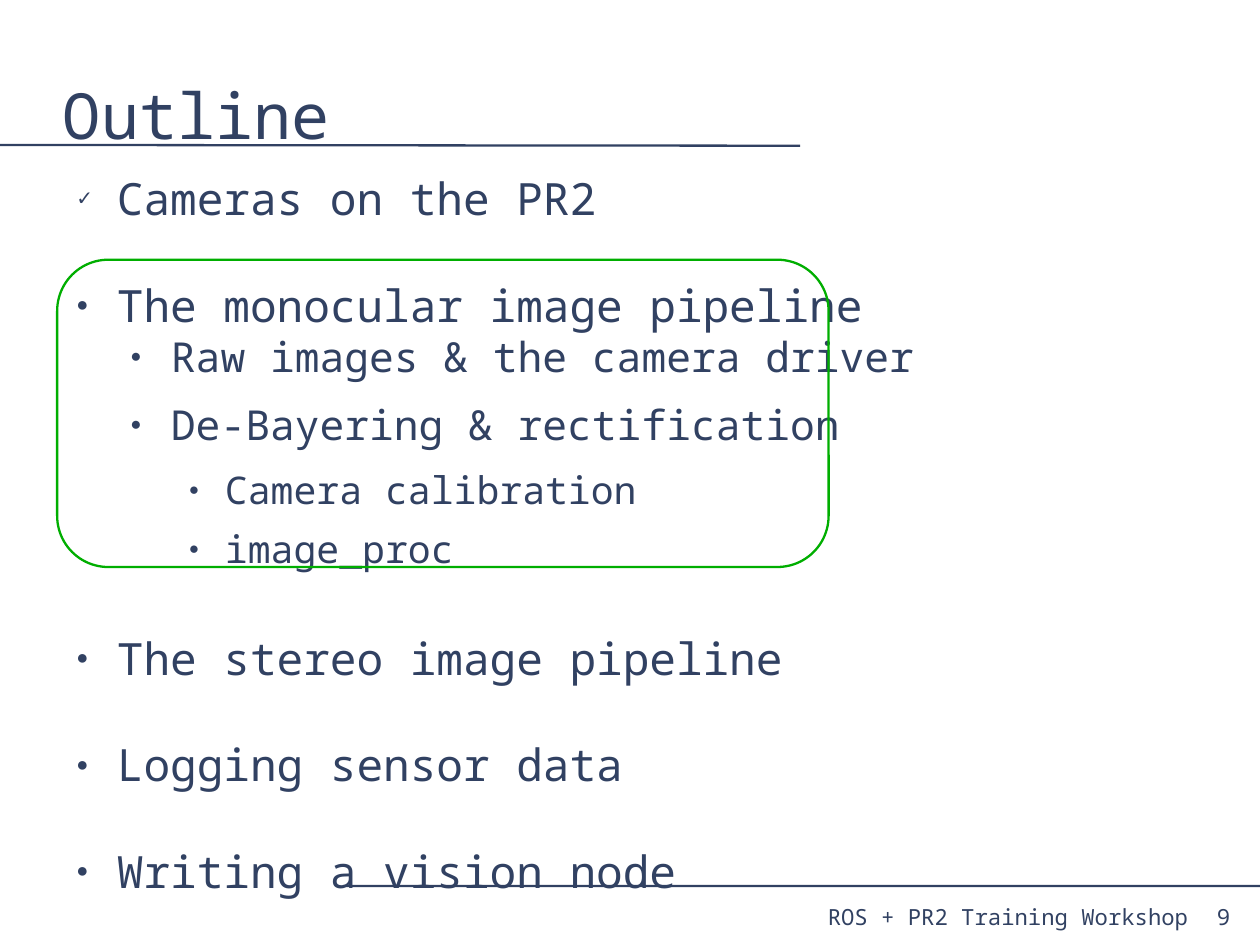
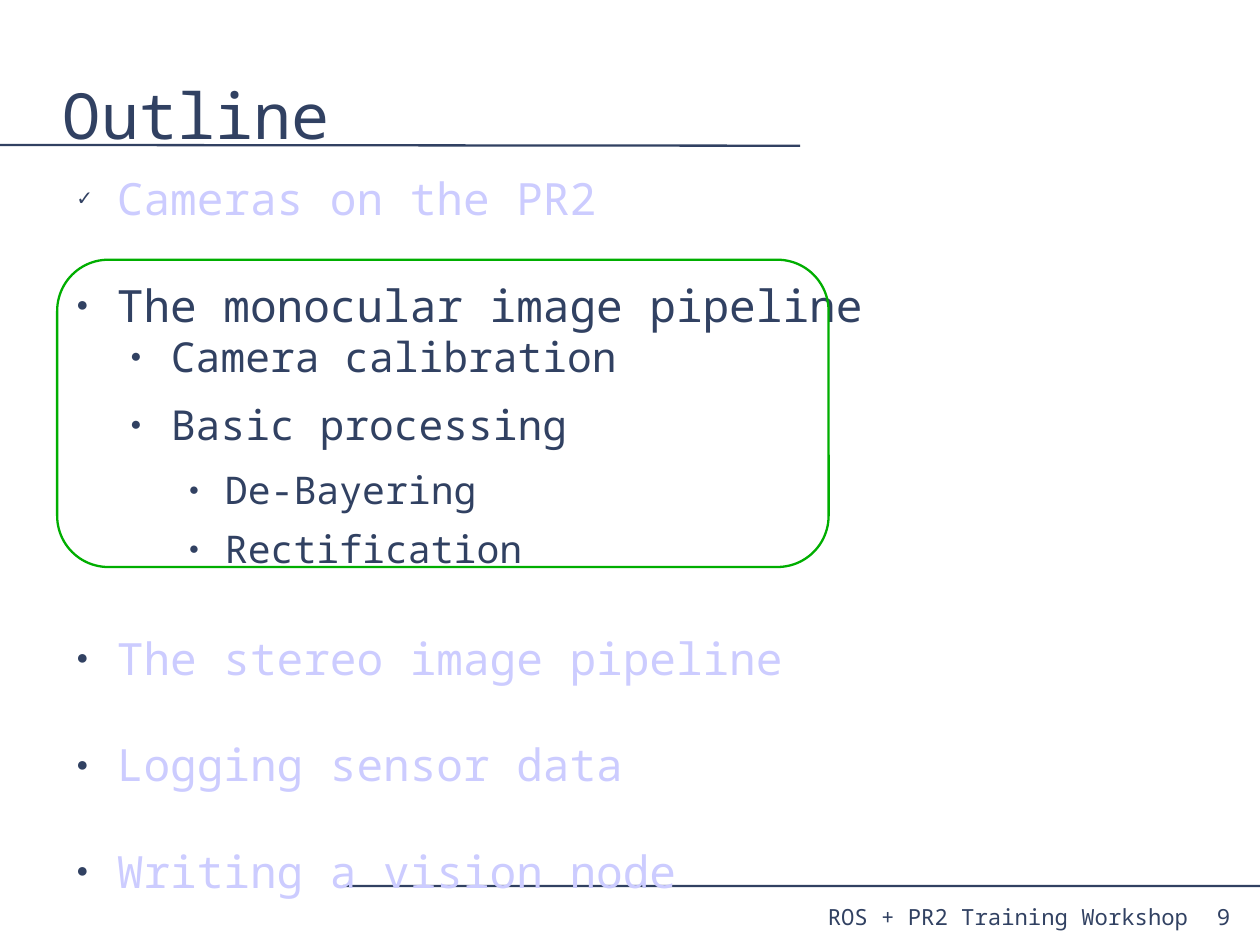
Before and after one commit to PR2/pr2_docs, a slide deck: slide 9 of pr2_training_workshop/processing_camera_data/slides.odp. Drawn at 1260x945 pixels with LibreOffice and Linux fonts; fonts in the diff are those of the drawing. Boxes give left, top, right and bottom in pixels: in the first picture for what was removed or moved away, otherwise in the second. Text is boxed around its words. In the diff, an @@ line names an element or a change of style, - is before the commit and + after.

Commit message:
processing_camera_data: Switched monocular part a bit to parallel stereo better. Warnings on what not to do in the exercises. Updated commands. Formatting tweaks.

```diff
--- a/pr2_training_workshop/processing_camera_data/slides.odp
+++ b/pr2_training_workshop/processing_camera_data/slides.odp
@@ text at [117,182,783,899]: text colour #314162 to #CCCCFF in "Cameras on the PR2", "The stereo image pipeline", "Logging sensor data", "Writing a vision node"; size 24 to 26 pt in "Camera calibration"; list level 3 to 2 in "Camera calibration" @@
@@ text at [171,334,914,451]: paragraphs removed @@
-  ● Raw images & the camera driver
-  ● De-Bayering & rectification
@@ text at [171,408,568,568]: text changed @@
-    ● image_proc
+  ● Basic processing
+    ● De-Bayering
+    ● Rectification
```
Also in this commit, not shown: 14 other slides changed, 1 slide added, 1 other file.
